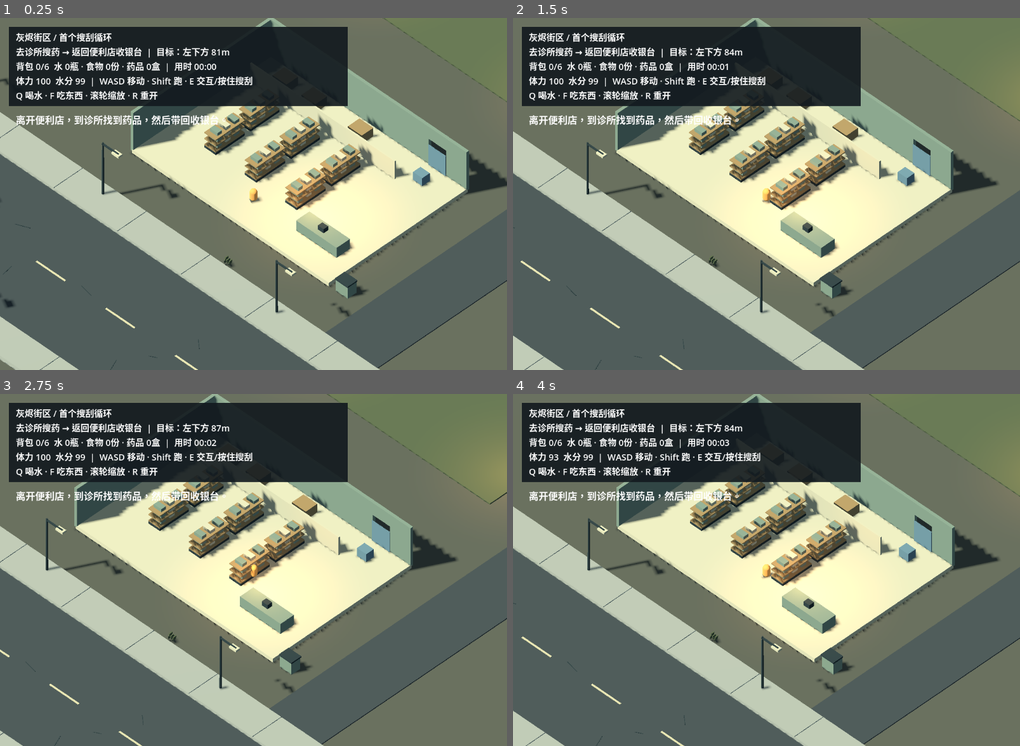
Above: before the commit, frames 1-4 (two rows, left to right).
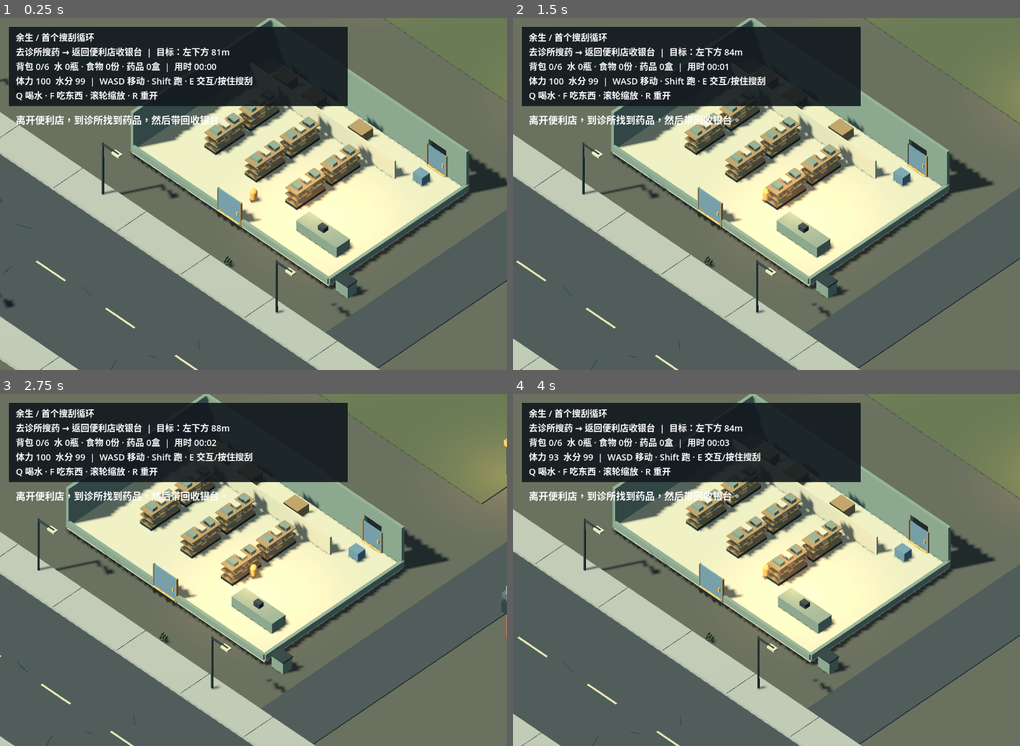
Above: after the commit, the same moments.

Repository: Liberty-26/yusheng
Game: Godot game, scene res://scenes/map/slice.tscn
Same seed, same stepped clock (60 frames per second), same inputs: the game is played once before the commit and once after it. This scene is started directly instead of the project's main scene.
Inputs (mouse positions are in pixels of both pictures, inside the frame that each line leads up to):
- Up to frame 1 (0.25 s): no input
- Up to frame 2 (1.5 s): tap Enter at 0.5 s; move the mouse to (878, 176) at 0.52 s; hold D 0.53-1.25 s; hold E 0.53-1.25 s; click (878, 176) at 0.67 s; tap Shift at 0.8 s; drag from (665, 211) to (741, 264) at 1.27 s
- Up to frame 3 (2.75 s): tap Space at 2 s; move the mouse to (304, 492) at 2.02 s; hold D from 2.03 s (still down); hold E from 2.03 s (still down); tap Shift at 2.3 s
- Up to frame 4 (4 s): release D at 2.75 s; release E at 2.75 s; drag from (741, 640) to (614, 517) at 2.77 s; tap Enter at 3.5 s; move the mouse to (918, 622) at 3.52 s; hold A from 3.53 s (still down); hold Shift from 3.53 s (still down); tap C at 3.6 s

The runs differ from the first frame. In frame 1, 3.1% of the frame differs, in the area x 3-93%, y 4-78%; in frame 2, 12%; in frame 3, 16%, in the area x 0-100%, y 0-100%; in frame 4, 12%.

Commit message:
fix: improve movement and building cutaways

Diff:
--- a/visual-prototype/scripts/slice.gd
+++ b/visual-prototype/scripts/slice.gd
@@ -1,4 +1,8 @@
 extends "res://scripts/district.gd"
+
+const WALK_SPEED := 5.175
+const SPRINT_SPEED := 9.2
+const DEHYDRATED_SPEED := 2.5
 
 var player: CharacterBody3D
 var hud: Label
@@ -30,6 +34,7 @@
 	var back = store.get_node('Floor1/Rooms/Storage/BackDoorMarker')
 	add_solid(back)
 	doors.append({"mesh":back,"open":false,"label":"便利店后门"})
+	prepare_interior_views()
 	player = CharacterBody3D.new()
 	player.name = 'Survivor'
 	player.collision_layer = 4
@@ -71,8 +76,10 @@
 	prompt.add_theme_font_size_override('font_size',22)
 	ui.add_child(prompt)
 	camera.size = 43
-	set_store(1)
+	apply_interior(store,true)
 	set_physics_process(true)
+	if '--polish-test' in OS.get_cmdline_user_args():
+		call_deferred('verify_polish')
 	if '--route-test' in OS.get_cmdline_user_args():
 		call_deferred('verify_route')
 	if '--slice-capture' in OS.get_cmdline_user_args():
@@ -114,17 +121,60 @@
 	return hit.is_empty() or hit.position.distance_to(end)<1.1
 
 func nearest():
-	for d in doors:
-		if reachable(d.mesh.global_position): return d
-	for c in containers:
-		if c.amount>0 and reachable(c.mesh.global_position): return c
-	return null
+	var best = null
+	var distance := INF
+	for candidate in doors+containers:
+		if candidate.has('amount') and candidate.amount<=0: continue
+		var point = candidate.mesh.global_position
+		var candidate_distance = player.position.distance_to(Vector3(point.x,1,point.z))
+		if candidate_distance < distance and reachable(point):
+			best = candidate
+			distance = candidate_distance
+	return best
 
 func toggle_door(d):
 	d.open = not d.open
-	d.mesh.visible = not d.open
+	# Only the visual leaf swings. The original collider remains at the doorway.
+	d.hinge.rotation.y = -PI/2 if d.open else 0.0
 	d.mesh.get_node('WalkBody').collision_layer = 0 if d.open else 1
 	notice = d.label + ('已打开' if d.open else '已关闭')
+
+func prepare_interior_views():
+	for id in ['ConvenienceStore','Clinic']:
+		var building_node = get_node(id)
+		var floor_node = building_node.get_node('Floor1')
+		var outline = group(floor_node,'InteriorBoundary')
+		for side in ['South','East']:
+			group(outline,side)
+		for source in floor_node.get_node('NearWalls').get_children():
+			if source.name not in ['FrontLeft','FrontRight','WallRight']: continue
+			var dimensions = source.mesh.size
+			box(outline.get_node('East' if source.name=='WallRight' else 'South'),str(source.name)+'Low',Vector3(source.position.x,1.25,source.position.z),Vector3(dimensions.x,0.9,dimensions.z), 'green' if id=='ConvenienceStore' else 'cream')
+		outline.visible=false
+		if id=='Clinic':
+			for name in ['MedicalCrossH','MedicalCrossV']:
+				building_node.get_node(name).reparent(floor_node.get_node('NearWalls'))
+	for d in doors:
+		var original = d.mesh
+		var floor_node = original.get_parent()
+		while floor_node.name!='Floor1': floor_node=floor_node.get_parent()
+		var size = original.mesh.size
+		var local = floor_node.to_local(original.global_position)
+		var hinge = group(floor_node,str(original.name)+'VisibleHinge',local-Vector3(size.x/2,0,0))
+		var leaf = box(hinge,'DoorLeaf',Vector3(size.x/2,0,0),size,'blue')
+		box(hinge,'DoorHandle',Vector3(size.x-0.35,0,0.18),Vector3(0.15,0.55,0.18),'warm')
+		# The frame and threshold make door direction readable even when open.
+		for x in [-size.x/2-0.12,size.x/2+0.12]:
+			box(floor_node,'DoorJamb',local+Vector3(x,0,0),Vector3(0.18,size.y+0.1,0.3),'wood')
+		box(floor_node,'DoorThreshold',Vector3(local.x,0.99,local.z),Vector3(size.x,0.06,0.7),'warm')
+		original.visible=false
+		d['hinge']=hinge
+		d['leaf']=leaf
+
+func apply_interior(building_node: Node3D, inside: bool):
+	building_node.get_node('Roof').visible=not inside
+	building_node.get_node('Floor1/NearWalls').visible=not inside
+	building_node.get_node('Floor1/InteriorBoundary').visible=inside
 
 func take(c):
 	if c.amount<=0 or not reachable(c.mesh.global_position): return
@@ -151,7 +201,7 @@
 	if route_move!=Vector3.ZERO: direction=route_move
 	var sprint = Input.is_physical_key_pressed(KEY_SHIFT) and stamina>1 and direction.length()>0 and thirst>0
 	stamina = clampf(stamina+delta*(-15 if sprint else 9),0,100)
-	player.velocity = direction.normalized()*(8 if sprint else (2.5 if thirst==0 else 4.5))
+	player.velocity = direction.normalized()*(SPRINT_SPEED if sprint else (DEHYDRATED_SPEED if thirst==0 else WALK_SPEED))
 	player.move_and_slide()
 	player.position.y=1
 	player.position.x=clampf(player.position.x,-88,88)
@@ -159,12 +209,11 @@
 	focus=player.position+Vector3(0,1,0)
 	update_camera()
 	var p=player.position
-	set_store(1 if absf(p.x+39)<21 and absf(p.z+29)<17 else 0)
+	apply_interior(store,absf(p.x+39)<21 and absf(p.z+29)<17)
 	var inside_clinic = absf(p.x+72)<15 and absf(p.z-38)<16
-	get_node('Clinic/Roof').visible=not inside_clinic
-	get_node('Clinic/Floor1/NearWalls').visible=not inside_clinic
+	apply_interior(get_node('Clinic'),inside_clinic)
 	var target = nearest()
-	if not finished and Input.is_physical_key_pressed(KEY_E) and target!=null and target.has('item') and direction==Vector3.ZERO:
+	if not finished and Input.is_physical_key_pressed(KEY_E) and target!=null and target.has('item') and direction==Vector3.ZERO and bag_total()<6:
 		if search_target!=target: search_time=0; search_target=target
 		search_time += delta
 		if search_time>=2:
@@ -180,10 +229,12 @@
 	var bearing = ('右' if screen_direction.x>0 else '左')+('下' if screen_direction.y>0 else '上')
 	if not finished: task += '  |  目标：'+bearing+'方 %dm'%int(player.position.distance_to(destination))
 	if finished: task='完成：药品已带回安全点。按 R 重新试玩。'
-	hud.text='灰烬街区 / 首个搜刮循环\n'+task+'\n背包 %d/6  水 %d瓶 · 食物 %d份 · 药品 %d盒  |  用时 %02d:%02d\n体力 %d  水分 %d  |  WASD 移动 · Shift 跑 · E 交互/按住搜刮\nQ 喝水 · F 吃东西 · 滚轮缩放 · R 重开' % [bag['水']+bag['食物']+bag['药品'],bag['水'],bag['食物'],bag['药品'],int(elapsed)/60,int(elapsed)%60,int(stamina),int(thirst)]
+	hud.text='余生 / 首个搜刮循环\n'+task+'\n背包 %d/6  水 %d瓶 · 食物 %d份 · 药品 %d盒  |  用时 %02d:%02d\n体力 %d  水分 %d  |  WASD 移动 · Shift 跑 · E 交互/按住搜刮\nQ 喝水 · F 吃东西 · 滚轮缩放 · R 重开' % [bag['水']+bag['食物']+bag['药品'],bag['水'],bag['食物'],bag['药品'],int(elapsed)/60,int(elapsed)%60,int(stamina),int(thirst)]
 	prompt.text=notice
 	if not finished and target!=null:
 		prompt.text=('E '+('关门：' if target.open else '开门：')+target.label) if target.has('open') else ('按住 E 搜索 '+target.label+'  %.1f / 2 秒'%search_time)
+	if not finished and target!=null and target.has('item') and bag_total()>=6:
+		prompt.text='背包已满（6/6）：Q 喝水或 F 吃东西后再搜刮'
 	if not finished and reachable(home,4.5): prompt.text='E 在收银台交付药品' if bag['药品']>0 else '安全点：先去诊所找到药品'
 
 func _input(event):
@@ -284,3 +335,77 @@
 	assert(finished and bag['药品']==0, 'Whole walking route must end in delivery')
 	print('ROUTE_VERIFIED: walked from store through both doors to clinic, held E to search, walked home, E delivered. Simulated seconds: ',elapsed)
 	get_tree().quit()
+
+func bag_total() -> int:
+	return bag['水']+bag['食物']+bag['药品']
+
+func verify_polish():
+	await get_tree().physics_frame
+	assert(WALK_SPEED/4.5>=1.1 and WALK_SPEED/4.5<=1.2)
+	assert(SPRINT_SPEED/8.0>=1.1 and SPRINT_SPEED/8.0<=1.2)
+	# Measure displacement through the production movement loop on clear asphalt.
+	player.position=Vector3(0,1,5)
+	for sprinting in [false,true]:
+		var e=InputEventKey.new()
+		e.keycode=KEY_SHIFT; e.physical_keycode=KEY_SHIFT; e.pressed=sprinting
+		Input.parse_input_event(e)
+		route_move=Vector3(1,0,0)
+		await get_tree().physics_frame
+		var origin=player.position
+		for i in range(30): await get_tree().physics_frame
+		var measured=player.position.distance_to(origin)*2.0
+		assert(absf(measured-(SPRINT_SPEED if sprinting else WALK_SPEED))<0.15)
+		print('MEASURED_SPEED ',measured)
+	route_move=Vector3.ZERO
+	var release=InputEventKey.new()
+	release.keycode=KEY_SHIFT; release.physical_keycode=KEY_SHIFT; release.pressed=false
+	Input.parse_input_event(release)
+	for index in range(doors.size()):
+		var d=doors[index]
+		var point=d.mesh.global_position
+		# All three existing door colliders must block closed and permit open traversal.
+		player.position=Vector3(point.x,1,point.z-1.6)
+		route_move=Vector3(0,0,1)
+		for i in range(30): await get_tree().physics_frame
+		assert(player.position.z<point.z-0.4,'Closed door blocked: '+d.label)
+		toggle_door(d)
+		assert(d.leaf.is_visible_in_tree() and is_equal_approx(d.hinge.rotation.y,-PI/2))
+		for i in range(35): await get_tree().physics_frame
+		assert(player.position.z>point.z+0.6,'Open door traversable: '+d.label)
+		route_move=Vector3.ZERO
+		toggle_door(d)
+		print('DOOR_VERIFIED ',d.label)
+	for id in ['ConvenienceStore','Clinic']:
+		var b=get_node(id)
+		player.position=b.position+Vector3(0,1,5)
+		await get_tree().physics_frame
+		await get_tree().physics_frame
+		assert(not b.get_node('Roof').visible)
+		assert(b.get_node('Floor1/FarWalls/WallLeft').is_visible_in_tree())
+		assert(b.get_node('Floor1/FarWalls/'+('BackWallLeft' if id=='ConvenienceStore' else 'WallBack')).is_visible_in_tree())
+		assert(b.get_node('Floor1/InteriorBoundary/South').is_visible_in_tree())
+		assert(b.get_node('Floor1/InteriorBoundary/East').is_visible_in_tree())
+		for d in doors:
+			assert(d.leaf.is_visible_in_tree(),'Door leaf independent of cutaway')
+		camera.size=48
+		await get_tree().create_timer(0.4).timeout
+		await RenderingServer.frame_post_draw
+		get_viewport().get_texture().get_image().save_png('res://screenshots/'+('08-store-cutaway' if id=='ConvenienceStore' else '09-clinic-cutaway')+'.png')
+		print('INTERIOR_VERIFIED ',id,' four boundaries, visible doors')
+	player.position=Vector3(-39,1,-19)
+	toggle_door(doors[0])
+	camera.size=30
+	await get_tree().create_timer(0.4).timeout
+	await RenderingServer.frame_post_draw
+	get_viewport().get_texture().get_image().save_png('res://screenshots/10-store-door-open.png')
+	toggle_door(doors[0])
+	bag['水']=6
+	player.position=Vector3(-27,1,-35.7)
+	await get_tree().physics_frame
+	await press_interact(125)
+	assert(bag_total()==6 and search_time==0 and '背包已满' in prompt.text)
+	bag['水']=0
+	player.position=Vector3(-39,1,-21)
+	stamina=100; thirst=100; elapsed=0
+	print('POLISH_VERIFIED: measured walk/sprint +15%, three doors, both interiors, full bag prompt')
+	await verify_route()
Binary file added: visual-prototype/screenshots/08-store-cutaway.png
Binary file added: visual-prototype/screenshots/09-clinic-cutaway.png
Binary file added: visual-prototype/screenshots/10-store-door-open.png
Not shown, changed: visual-prototype/README.md
Not shown, added: visual-prototype/verification-polish.log
